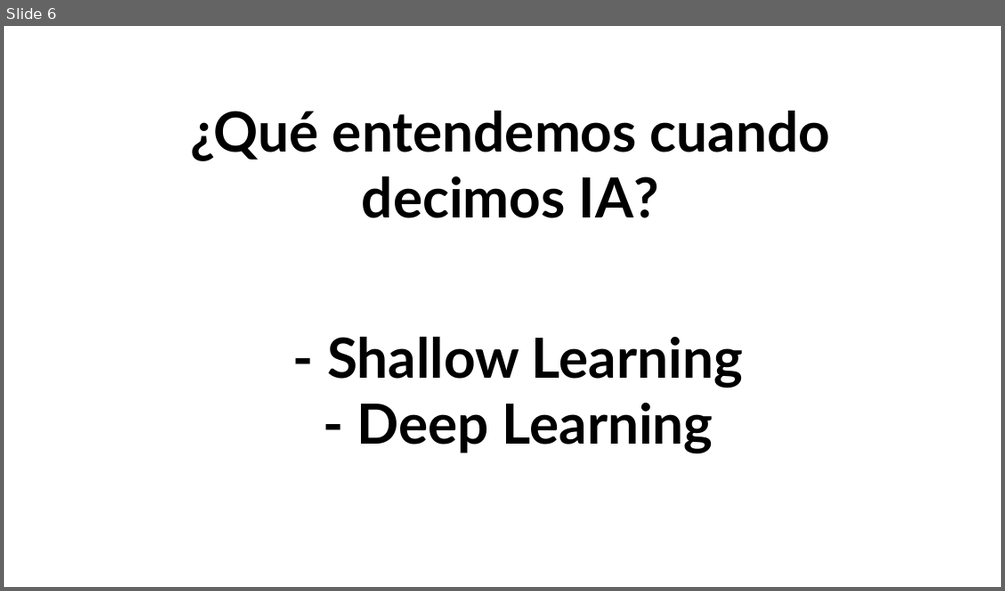
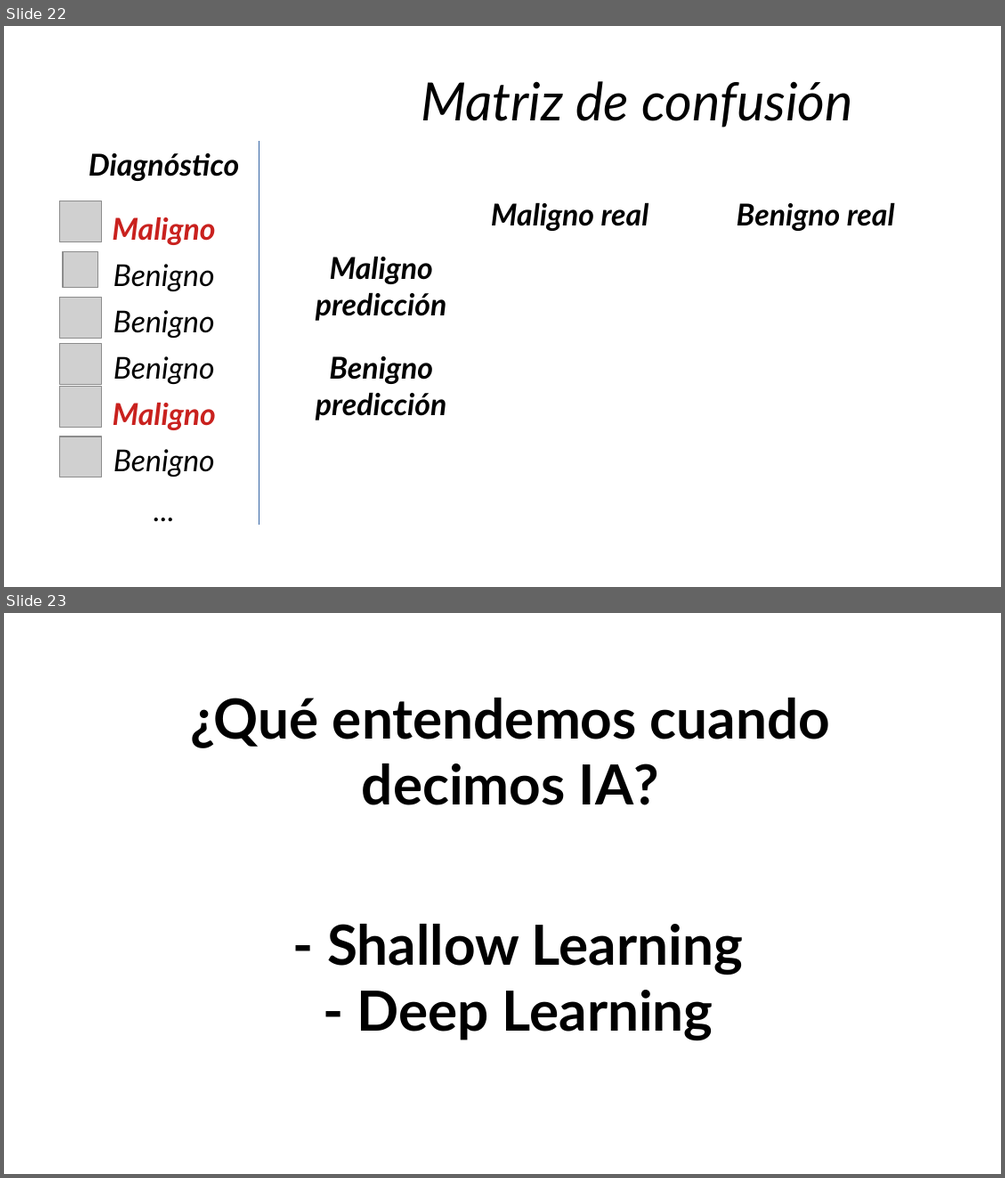
Before and after one commit to Ciencia-Computacional-HIMFG/Machine_Learning, a slide deck: Random_Forest/materiales/Intro_ML_RF.odp. Shown one above the other, each under a label of ours: slide 6 before the commit, slides 22 and 23 after it. The pictures are 1005x591 and 1005x1178 pixels, drawn with LibreOffice and Linux fonts; fonts in the diff are those of the drawing; grey boxes stand for pictures. Boxes give left, top, right and bottom in pixels: in the first picture for what was removed or moved away, otherwise in the second. Text is boxed around its words. In the diff, an @@ line names an element or a change of style, - is before the commit and + after.

```diff
--- a/Random_Forest/materiales/Intro_ML_RF.odp
+++ b/Random_Forest/materiales/Intro_ML_RF.odp
@@ slide 22 added at <box>4,26,1001,587</box>, background #FFFFFF @@
@@ text added at <box>421,81,853,127</box>, 42 pt, text #000000, italic @@
+Matriz de confusión
@@ text added at <box>89,153,239,181</box>, 24 pt, text #000000, bold, italic @@
+Diagnóstico
@@ line added from (259, 142) to (259, 524), #3465A4 0 pt @@
@@ picture added at <box>59,201,101,242</box> @@
@@ text added at <box>491,202,649,231</box>, 24 pt, text #000000, bold, italic @@
+Maligno real
@@ text added at <box>736,202,895,231</box>, 24 pt, text #000000, bold, italic @@
+Benigno real
@@ text added at <box>112,217,215,245</box>, 24 pt, text #C9211E, bold, italic @@
+Maligno
@@ picture added at <box>63,252,98,288</box> @@
@@ text added at <box>113,264,215,291</box>, 24 pt, text #000000, italic @@
+Benigno
@@ text added at <box>316,256,447,321</box>, 24 pt, text #000000, bold, italic @@
+Maligno predicción
@@ picture added at <box>59,297,101,338</box> @@
@@ text added at <box>113,310,215,338</box>, 24 pt, text #000000, italic @@
+Benigno
@@ picture added at <box>59,344,101,384</box> @@
@@ text added at <box>113,356,215,384</box>, 24 pt, text #000000, italic @@
+Benigno
@@ text added at <box>316,356,447,420</box>, 24 pt, text #000000, bold, italic @@
+Benigno predicción
@@ picture added at <box>59,387,101,427</box> @@
@@ text added at <box>113,402,216,430</box>, 24 pt, text #C9211E, bold, italic @@
+Maligno
@@ picture added at <box>59,436,101,477</box> @@
@@ text added at <box>113,449,215,476</box>, 24 pt, text #000000, italic @@
+Benigno
@@ text added at <box>69,487,259,532</box>, 24 pt, text #000000, italic @@
+...
@@ what was slide 6 is now slide 23 @@
```
Also in this commit, not shown: 16 other slides added.
